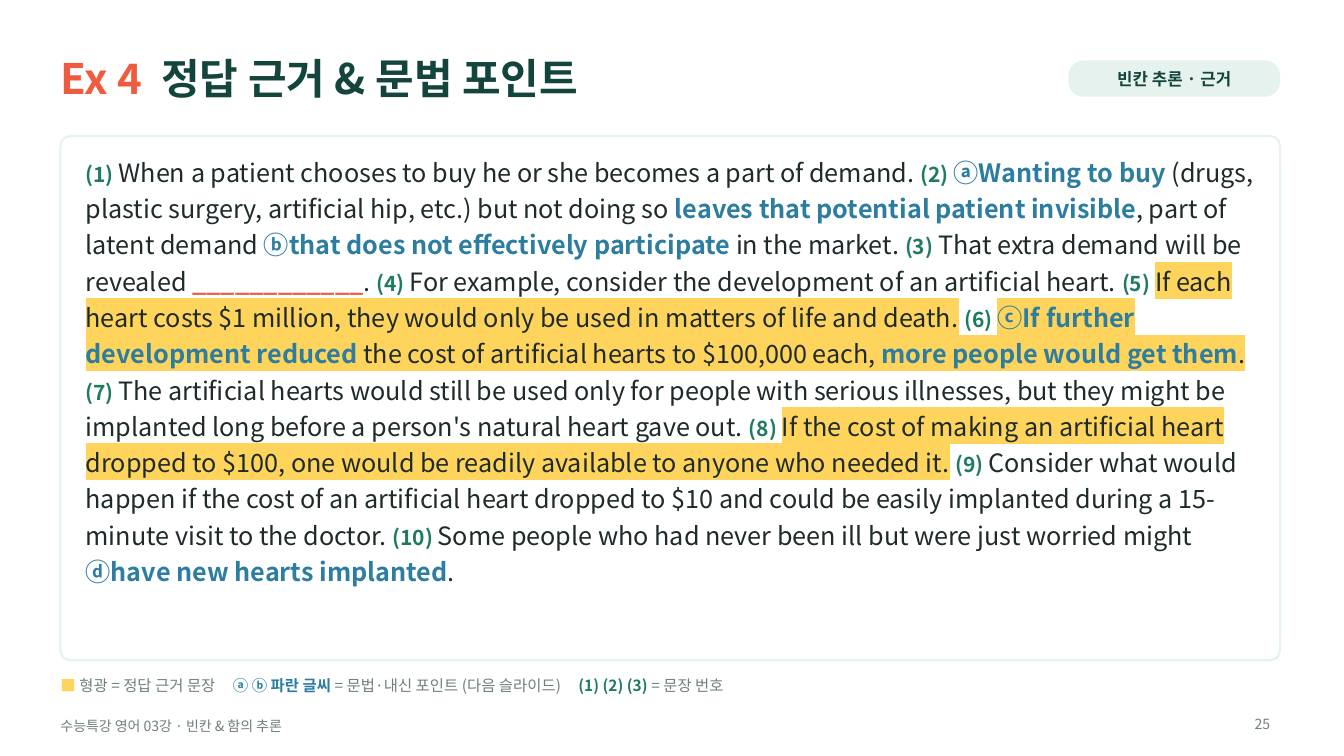
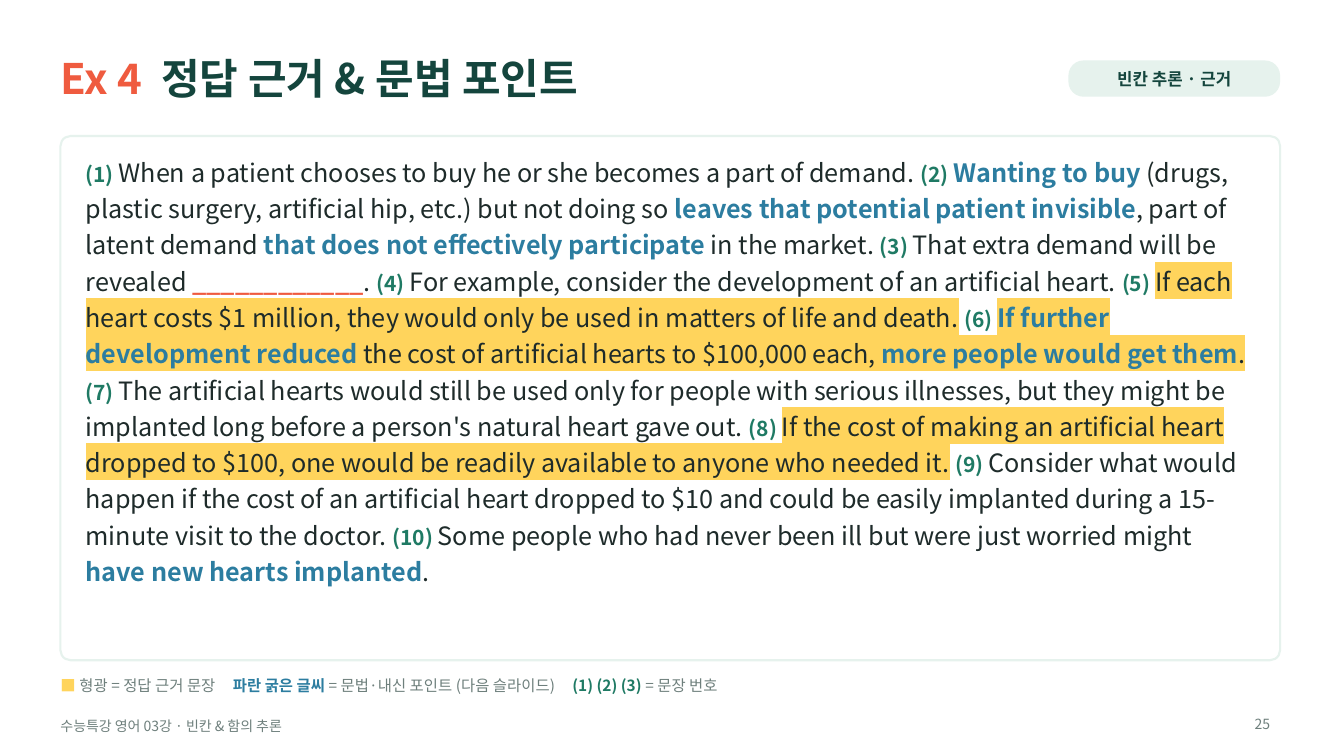
Before and after one commit to HUFSDavid/HUFSDavid, a slide deck: slide 25 of 수능특강_영어_03강_수업PPT.pptx. Drawn at 1344x756 pixels with LibreOffice and Linux fonts; fonts in the diff are those of the drawing. Boxes give left, top, right and bottom in pixels: in the first picture for what was removed or moved away, otherwise in the second. Text is boxed around its words. In the diff, an @@ line names an element or a change of style, - is before the commit and + after.

```diff
--- a/수능특강_영어_03강_수업PPT.pptx
+++ b/수능특강_영어_03강_수업PPT.pptx
@@ text at (86, 161, 1245, 587): text changed @@
-(1) When a patient chooses to buy he or she becomes a part of demand. (2) ⓐWanting to buy (drugs, plastic surgery, artificial hip, etc.) but not doing so leaves that potential patient invisible, part of latent demand ⓑthat does not effectively participate in the market. (3) That extra demand will be revealed ____________. (4) For example, consider the development of an artificial heart. (5) If each heart costs $1 million, they would only be used in matters of life and death. (6) ⓒIf further development reduced the cost of artificial hearts to $100,000 each, more people would get them. (7) The artificial hearts would still be used only for people with serious illnesses, but they might be implanted long before a person's natural heart gave out. (8) If the cost of making an artificial heart dropped to $100, one would be readily available to anyone who needed it. (9) Consider what would happen if the cost of an artificial heart dropped to $10 and could be easily implanted during a 15-minute visit to the doctor. (10) Some people who had never been ill but were just worried might ⓓhave new hearts implanted.
+(1) When a patient chooses to buy he or she becomes a part of demand. (2) Wanting to buy (drugs, plastic surgery, artificial hip, etc.) but not doing so leaves that potential patient invisible, part of latent demand that does not effectively participate in the market. (3) That extra demand will be revealed ____________. (4) For example, consider the development of an artificial heart. (5) If each heart costs $1 million, they would only be used in matters of life and death. (6) If further development reduced the cost of artificial hearts to $100,000 each, more people would get them. (7) The artificial hearts would still be used only for people with serious illnesses, but they might be implanted long before a person's natural heart gave out. (8) If the cost of making an artificial heart dropped to $100, one would be readily available to anyone who needed it. (9) Consider what would happen if the cost of an artificial heart dropped to $10 and could be easily implanted during a 15-minute visit to the doctor. (10) Some people who had never been ill but were just worried might have new hearts implanted.
@@ text at (79, 678, 717, 694): text changed @@
-■ 형광 = 정답 근거 문장 ⓐ ⓑ 파란 글씨 = 문법·내신 포인트 (다음 슬라이드) (1) (2) (3) = 문장 번호
+■ 형광 = 정답 근거 문장 파란 굵은 글씨 = 문법·내신 포인트 (다음 슬라이드) (1) (2) (3) = 문장 번호
```
Also in this commit, not shown: 23 other slides changed.
